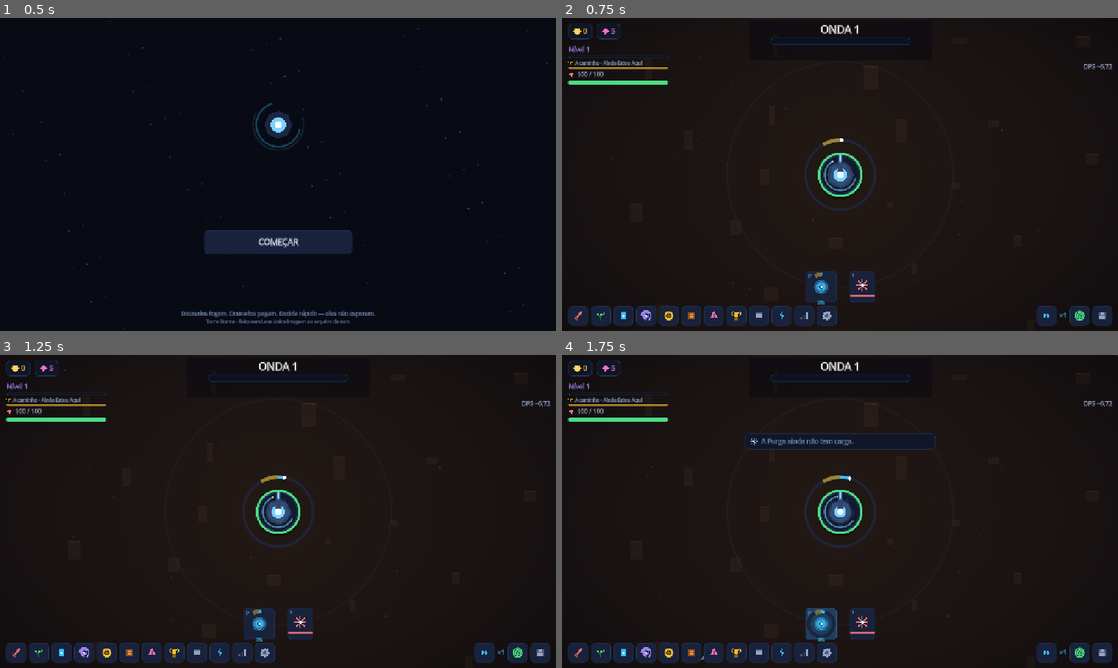
Above: before the commit, frames 1-4 (two rows, left to right).
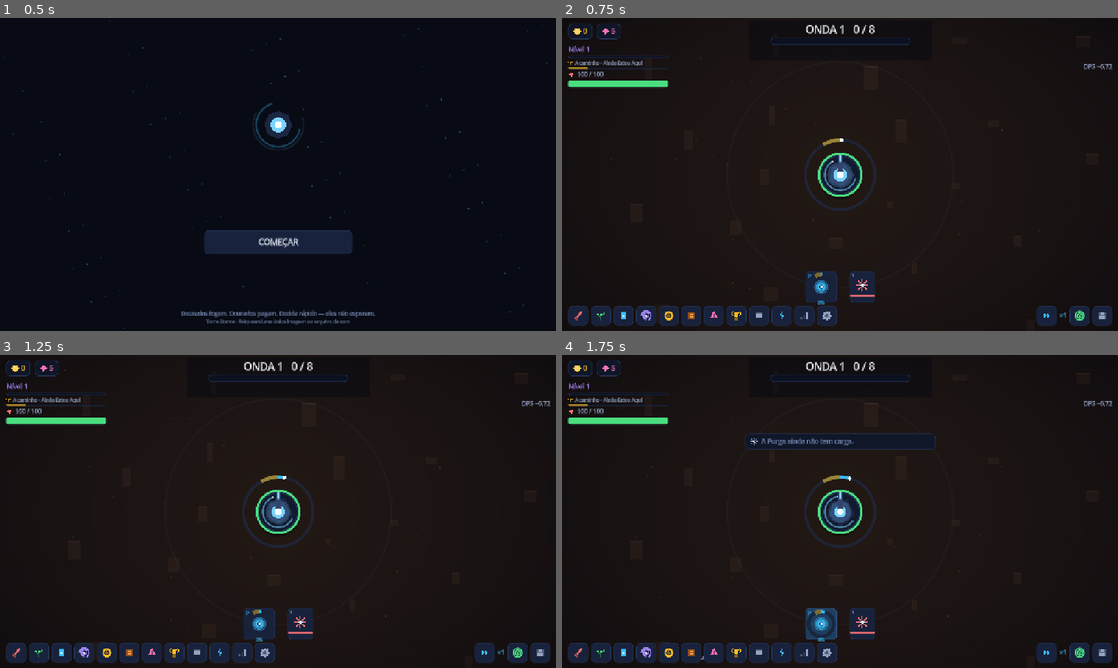
Above: after the commit, the same moments.

Repository: joabcostamd/joabcostamd
Game: Godot game, scene res://scenes/main.tscn
The game is run twice, just before and just after one commit, with the same random seed, the same clock (stepped at 60 frames per second) and the same inputs.
Inputs (mouse positions are in pixels of both pictures, inside the frame that each line leads up to):
- Up to frame 1 (0.5 s): no input
- Up to frame 2 (0.75 s): click "COMEÇAR" at 0.5 s
- Up to frame 3 (1.25 s): no input
- Up to frame 4 (1.75 s): click (823, 624) at 1.25 s

Frame 1 is identical in both runs. In frame 2, 0.5% of the frame differs, in the area x 1-57%, y 2-23%; in frame 3, 0.5%; in frame 4, 0.5%.

Commit message:
fix: o HUD parou de mentir, e passou a dizer quanto falta
A auditoria de experiencia (5 lentes, 61 achados) abriu com um bug que eu
mesmo tinha acabado de introduzir: `barra_alvo.value = frac * 100.0`,
sendo que `UI.barra` nasce com max_value = 1.0 como TODAS as outras
barras do arquivo. A barra "A caminho" — o unico alvo visivel do jogo,
que eu tinha acabado de criar — nascia cheia e ficava cheia. Uma feature
de engajamento que anunciava 100% desde o segundo zero.

Junto, tres coisas que o HUD devia e nao fazia:

1. A BARRA DE VIDA FICAVA VERDE A 5%. Nascia UI.VERDE e nunca trocava de
   cor, enquanto a torre no centro da tela JA pinta de vermelho quando
   cai. Dois canais dizendo coisas opostas sobre a mesma coisa — e o que
   mentia era justamente o que o jogador le para decidir se aguenta ou
   se gasta uma habilidade. Agora troca por faixa (>50 verde, 25-50
   ambar, <25 vermelho), so na mudanca de faixa.

2. O JOGO NUNCA DIZIA QUANTO FALTA, em lugar nenhum. A barra da onda
   subia sem numero. Agora e "ONDA 8   10 / 10" — e "faltam 3" e a frase
   que segura alguem por mais um minuto.

3. O CHEFE CHEGAVA SEM AVISO. Ele vem a cada 10 ondas, e o maior premio
   dos primeiros minutos aparecia de surpresa. Agora as tres ondas
   anteriores mostram "Chefe na onda 10" em vermelho, reaproveitando o
   rotulo que ja existia e ficava vazio fora da luta.

Conferido na tela.

Co-Authored-By: Claude Opus 5 <noreply@anthropic.com>
Claude-Session: https://claude.ai/code/session_01KjywRohvpoYfEskZwwMkww

Diff:
--- a/torre-eterna/data/i18n/hud.json
+++ b/torre-eterna/data/i18n/hud.json
@@ -86,5 +86,9 @@
   "purga_sem_carga": {
     "pt": "O núcleo ainda está vazio. Deixe carregar.",
     "en": "The core is still empty. Let it charge."
+  },
+  "hud_chefe_em": {
+    "pt": "Chefe na onda {n}",
+    "en": "Boss on wave {n}"
   }
 }
--- a/torre-eterna/scripts/ui/hud.gd
+++ b/torre-eterna/scripts/ui/hud.gd
@@ -20,6 +20,7 @@
 var barra_escudo: ProgressBar
 var barra_xp: ProgressBar
 var barra_alvo: ProgressBar
+var _faixa_vida := -1
 var rotulo_alvo: Label
 var caixa_alvo: Control
 var lbl_nivel: Label
@@ -484,7 +485,11 @@
 	var def: Dictionary = prox["def"]
 	var frac := float(prox["frac"])
 	rotulo_alvo.text = "%s · %s" % [Txt.t("hud_proximo_alvo"), Ux.txt(def, "nome", Cfg.ingles())]
-	barra_alvo.value = frac * 100.0
+	# `UI.barra` nasce com max_value = 1.0, como TODAS as outras barras deste
+	# arquivo (onda, vida, xp, chefe). Multiplicar por 100 aqui deixava a barra
+	# saturada em 100% desde o segundo zero — o único alvo visível do jogo
+	# nascia mentindo que estava cheio.
+	barra_alvo.value = frac
 	# Perto de cair, a barra esquenta: o jogador vê que falta pouco sem ler nada.
 	barra_alvo.modulate = Color(1.0, 1.0, 1.0) if frac < 0.85 else Color(1.25, 1.15, 0.7)
 
@@ -509,7 +514,11 @@
 	if bool(s.get("modo_infinito", false)):
 		lbl_onda.text += "  · " + Txt.t("hud_infinito")
 	var nec := maxi(1, int(s["necessarios"]))
-	barra_onda.value = clampf(float(s["mortos_na_onda"]) / float(nec), 0.0, 1.0)
+	var mortos := int(s["mortos_na_onda"])
+	barra_onda.value = clampf(float(mortos) / float(nec), 0.0, 1.0)
+	# O JOGO NUNCA DIZIA QUANTO FALTA, em lugar nenhum. A barra da onda subia
+	# sem número, e "faltam 3" é a frase que segura alguém por mais um minuto.
+	lbl_onda.text += "   %d / %d" % [mini(mortos, nec), nec]
 	if bool(s["em_chefe"]):
 		var chefe := Dados.chefe_da_onda(onda)
 		lbl_chefe.text = Ux.txt(chefe, "nome", Cfg.ingles())
@@ -524,13 +533,32 @@
 			barra_chefe.visible = false
 			lbl_chefe_fase.text = ""
 	else:
-		lbl_chefe.text = ""
+		# O chefe a cada 10 ondas e o maior premio dos primeiros minutos, e
+		# chegava sem UM aviso previo. `lbl_chefe` ja existe e fica vazio fora
+		# da luta: passa a contar a chegada nas tres ondas anteriores.
+		var faltam_chefe := 10 - (onda % 10)
+		if faltam_chefe <= 3 and faltam_chefe > 0:
+			lbl_chefe.text = Txt.f("hud_chefe_em", {"n": onda + faltam_chefe})
+			lbl_chefe.add_theme_color_override("font_color", UI.VERMELHO)
+		else:
+			lbl_chefe.text = ""
 		barra_chefe.visible = false
 		lbl_chefe_fase.text = ""
 		barra_onda.add_theme_stylebox_override("fill", UI.caixa(UI.ACENTO, 3, 0))
 
 	var torre: Dictionary = s["torre"]
-	barra_vida.value = Big.frac(torre["vida"], torre["vida_max"])
+	var frac_vida := Big.frac(torre["vida"], torre["vida_max"])
+	barra_vida.value = frac_vida
+	# A BARRA DE VIDA FICAVA VERDE A 5%. Ela nascia UI.VERDE e nunca trocava de
+	# cor, enquanto a torre no centro da tela JÁ pinta de vermelho quando cai
+	# (art_tower.gd) — dois canais dizendo coisas opostas sobre a mesma coisa, e
+	# o que o jogador lê para decidir se corre ou se aguenta era o que mentia.
+	# Troca só na mudança de faixa, não a cada quadro.
+	var faixa_v := 2 if frac_vida > 0.5 else (1 if frac_vida > 0.25 else 0)
+	if faixa_v != _faixa_vida:
+		_faixa_vida = faixa_v
+		var cor_v := UI.VERDE if faixa_v == 2 else (UI.OURO if faixa_v == 1 else UI.VERMELHO)
+		barra_vida.add_theme_stylebox_override("fill", UI.caixa(cor_v, 4, 0))
 	lbl_vida.text = "%s / %s" % [Fmt.big(torre["vida"]), Fmt.big(torre["vida_max"])]
 	var tem_escudo: bool = not Big.is_zero(torre["escudo_max"])
 	barra_escudo.visible = tem_escudo
Not shown, changed: torre-eterna/README.md
Not shown, changed: torre-eterna/docs/QUALIDADE.md
